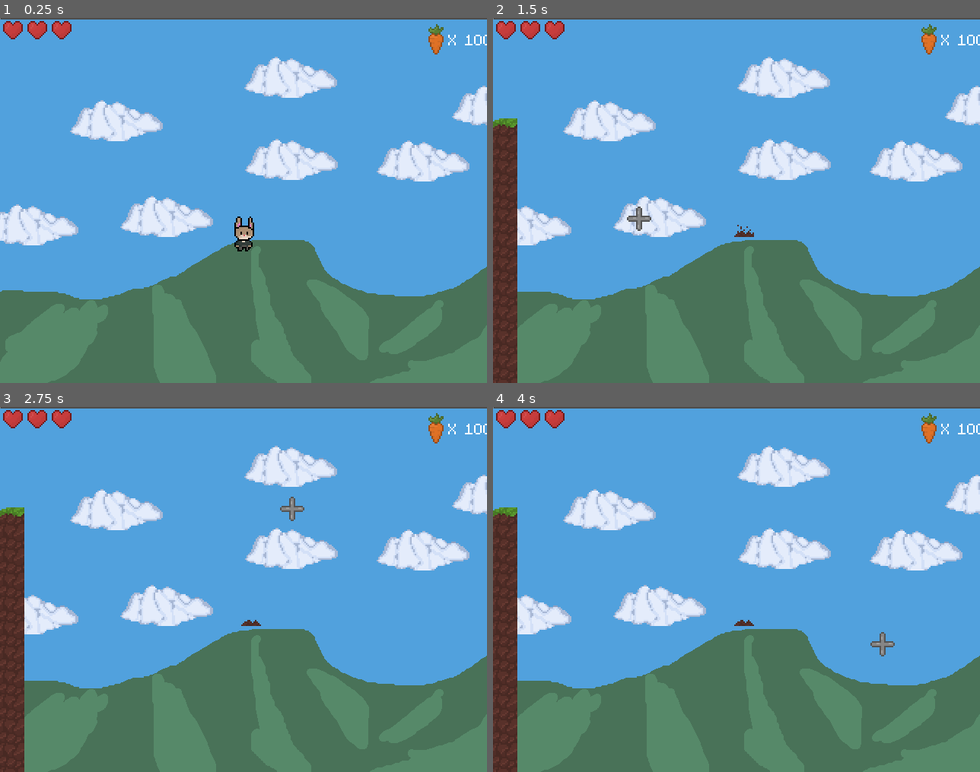
Above: before the commit, frames 1-4 (two rows, left to right).
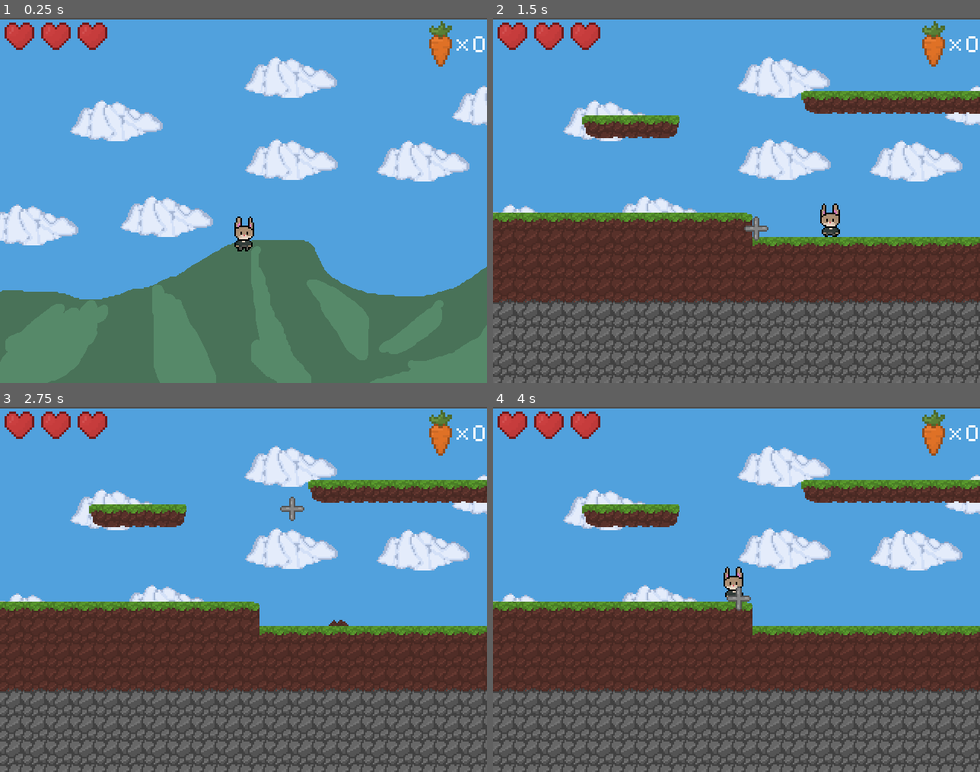
Above: after the commit, the same moments.

Repository: PonderSlime/Warrenguard
Game: Godot game, scene res://Scenes/Test/test_scene_1.tscn
Same seed, same stepped clock (60 frames per second), same inputs: the game is played once before the commit and once after it. The project has no main scene, so this scene is started directly.
Inputs (mouse positions are in pixels of both pictures, inside the frame that each line leads up to):
- Up to frame 1 (0.25 s): no input
- Up to frame 2 (1.5 s): tap Enter (ui_accept) at 0.5 s; move the mouse to (843, 182) at 0.52 s; hold D (move_right) 0.53-1.28 s; tap S (burrow) at 0.6, 1.35 s; click (843, 182) at 0.67 s; tap Space (jump) at 0.77 s; move the mouse to (639, 218) at 1.27 s; hold A (move_left) from 1.28 s (still down)
- Up to frame 3 (2.75 s): tap Space (jump) at 1.52 s; move the mouse to (292, 509) at 2.02 s; release A (move_left) at 2.03 s; hold D (move_right) from 2.03 s (still down); hold F from 2.03 s (still down); tap S (burrow) at 2.3 s
- Up to frame 4 (4 s): tap Enter (ui_accept) at 2.75 s; move the mouse to (712, 662) at 2.77 s; release D (move_right) at 2.78 s; release F at 2.78 s; hold W 2.78-3.53 s; tap S (burrow) at 2.85, 3.6 s; click (712, 662) at 2.92 s; tap Space (jump) at 3.02, 3.77 s; move the mouse to (882, 644) at 3.52 s; hold A (move_left) from 3.53 s (still down)

The runs differ from the first frame. In frame 1, 1.4% of the frame differs, in the area x 0-100%, y 0-14%; in frame 2, 49%, in the area x 0-100%, y 0-100%; in frame 3, 49%; in frame 4, 49%.

Commit message:
UI is fixed

Diff:
--- a/Global.gd
+++ b/Global.gd
@@ -1,7 +1,7 @@
 extends Node
 
 var player_health : int = 100
-var carrots : int = 100
+var carrots : int = 0
 var current_scene = null
 
 func _ready():
--- a/Prepped Assets/Characters/player.gd
+++ b/Prepped Assets/Characters/player.gd
@@ -45,7 +45,6 @@
 			sprite.visible = true
 			state_machine.travel("exit_burrow")
 
-
 	move_and_slide()
 	if velocity.x != 0:
 		$Sprite2D.scale.x = sign(velocity.x)
@@ -65,12 +64,10 @@
 			state_machine.travel("walk")
 		else:
 			state_machine.travel("idle")
-	if Input.is_action_just_pressed("burrow"):
+	if Input.is_action_just_pressed("burrow") and is_on_floor():
 		collision.disabled = true
+		exit_burrow_loc.global_position = get_global_position()
 		exit_burrow_loc.visible = true
-		exit_burrow_loc.global_position = get_global_position()
-
-
 
 func _on_exit_burrow_loc_area_entered():
 	exit_burrow_ready = true
--- a/Prepped Assets/UI/hud.gd
+++ b/Prepped Assets/UI/hud.gd
@@ -1,14 +1,13 @@
 extends CanvasLayer
 
 @onready var health_bar = $HealthBar
-@onready var carrot_counter = $CenterContainer/PanelContainer/VSeparator/CarrotCounter
-@onready var carrot = $CenterContainer/PanelContainer/VSeparator/Carrot
+@onready var carrot_counter = $CenterContainer/VBoxContainer/VSeparator/CarrotCounter
+
+
 # Called when the node enters the scene tree for the first time.
 func _ready():
-	pass # Replace with function body.
-
-
+	pass
 # Called every frame. 'delta' is the elapsed time since the previous frame.
 func _process(delta):
 	health_bar.value = GlobalVariableLoader.player_health
-	carrot_counter.text = str(" X ", GlobalVariableLoader.carrots)
+	carrot_counter.text = str(GlobalVariableLoader.carrots)
--- a/Prepped Assets/UI/hud.tscn
+++ b/Prepped Assets/UI/hud.tscn
@@ -1,10 +1,9 @@
-[gd_scene load_steps=7 format=3 uid="uid://bd8v4t8j3r4us"]
+[gd_scene load_steps=6 format=3 uid="uid://bd8v4t8j3r4us"]
 
 [ext_resource type="Texture2D" uid="uid://bdp0kqhk63wo" path="res://Sprites/UI/Healthbar_Empty.png" id="1_77l2a"]
 [ext_resource type="Script" path="res://Prepped Assets/UI/hud.gd" id="1_c6a2n"]
 [ext_resource type="Texture2D" uid="uid://djhpnek3mgfy0" path="res://Sprites/UI/Healthbar_Full.png" id="2_2pk3g"]
 [ext_resource type="FontFile" uid="uid://bogvghvlaqn45" path="res://Fonts/m5x7.ttf" id="4_200pi"]
-[ext_resource type="Script" path="res://Prepped Assets/Items/carrot.gd" id="5_gs6vx"]
 [ext_resource type="Texture2D" uid="uid://covaadkcirfii" path="res://Sprites/Items/Carrot.png" id="6_4efan"]
 
 [node name="HUD" type="CanvasLayer"]
@@ -12,8 +11,8 @@
 
 [node name="HealthBar" type="TextureProgressBar" parent="."]
 texture_filter = 1
-offset_right = 96.0
-offset_bottom = 32.0
+offset_right = 144.0
+offset_bottom = 48.0
 nine_patch_stretch = true
 texture_under = ExtResource("1_77l2a")
 texture_progress = ExtResource("2_2pk3g")
@@ -26,34 +25,42 @@
 grow_vertical = 2
 use_top_left = true
 
-[node name="PanelContainer" type="PanelContainer" parent="CenterContainer"]
+[node name="VBoxContainer" type="VBoxContainer" parent="CenterContainer"]
 layout_mode = 2
 
-[node name="VSeparator" type="VSeparator" parent="CenterContainer/PanelContainer"]
+[node name="VSeparator" type="VSeparator" parent="CenterContainer/VBoxContainer"]
 layout_mode = 2
-theme_override_constants/separation = 4
+size_flags_vertical = 4
+theme_override_constants/separation = 5
 
-[node name="CarrotCounter" type="Label" parent="CenterContainer/PanelContainer/VSeparator"]
+[node name="CarrotCounter" type="Label" parent="CenterContainer/VBoxContainer/VSeparator"]
 texture_filter = 1
 layout_mode = 1
 anchors_preset = 1
 anchor_left = 1.0
 anchor_right = 1.0
-offset_left = 577.0
-offset_top = 16.0
-offset_right = 681.0
-offset_bottom = 57.0
+offset_left = 620.0
+offset_top = 15.0
+offset_right = 638.0
+offset_bottom = 56.0
 grow_horizontal = 0
 theme_override_fonts/font = ExtResource("4_200pi")
-theme_override_font_sizes/font_size = 32
-text = " X 4"
+theme_override_font_sizes/font_size = 48
+text = "4"
+horizontal_alignment = 2
 
-[node name="Carrot" type="Node2D" parent="CenterContainer/PanelContainer/VSeparator"]
-script = ExtResource("5_gs6vx")
-
-[node name="Sprite2D" type="Sprite2D" parent="CenterContainer/PanelContainer/VSeparator/Carrot"]
+[node name="Carrot" type="Sprite2D" parent="CenterContainer/VBoxContainer/VSeparator/CarrotCounter"]
 texture_filter = 1
-position = Vector2(575, 30)
-scale = Vector2(2, 2)
+position = Vector2(-43, 21)
+scale = Vector2(3, 3)
 texture = ExtResource("6_4efan")
 hframes = 26
+
+[node name="Label" type="Label" parent="CenterContainer/VBoxContainer/VSeparator/CarrotCounter/Carrot"]
+offset_left = 7.33333
+offset_top = -8.0
+offset_right = 13.3333
+offset_bottom = 5.0
+theme_override_fonts/font = ExtResource("4_200pi")
+theme_override_font_sizes/font_size = 16
+text = "x"
Binary file added: Sprites/Items/Carrot_Singular.png
Not shown, added: Sprites/Items/Carrot_Singular.png.import
Not shown, changed: Sprites/Environment/Tilemap.xcf
Not shown, changed: Sprites/Player/SpriteSheet.xcf
